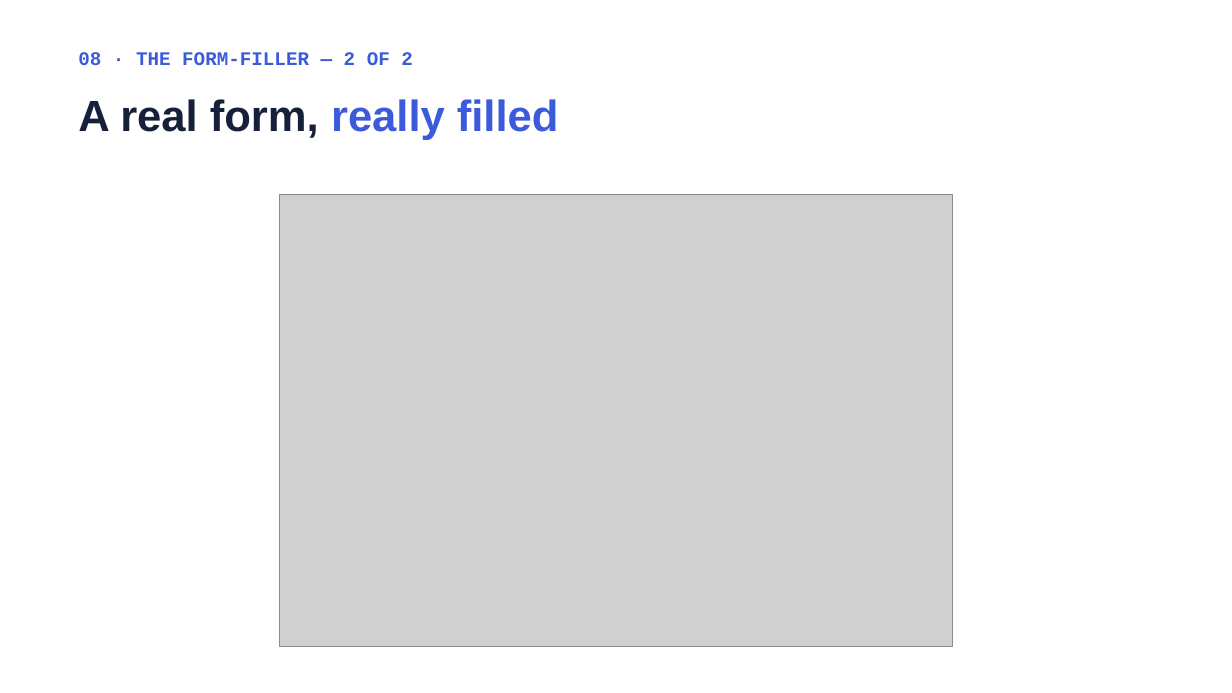
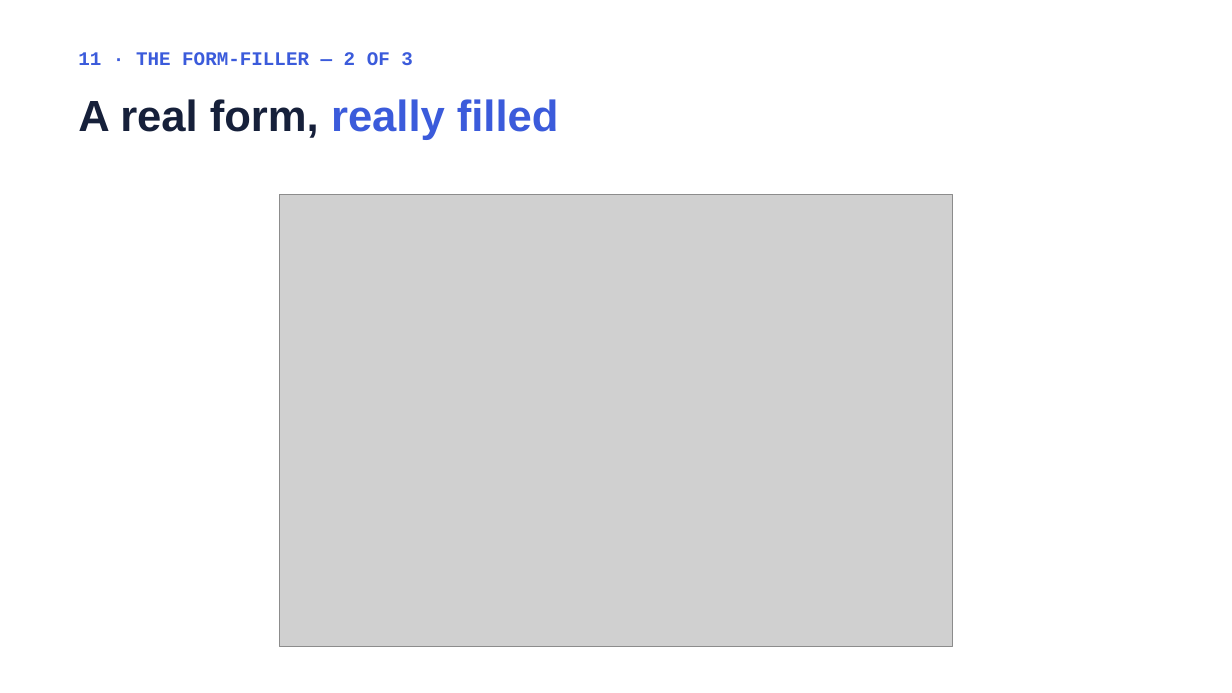
Before and after one commit to DavidZeff1/agent, a slide deck: slide 31 of presentation/Job Agent Presentation.pptx (slide 21 before the commit). Drawn at 1232x693 pixels with LibreOffice and Linux fonts; fonts in the diff are those of the drawing; grey boxes stand for pictures. Boxes give left, top, right and bottom in pixels: in the first picture for what was removed or moved away, otherwise in the second. Text is boxed around its words. In the diff, an @@ line names an element or a change of style, - is before the commit and + after.

```diff
--- a/presentation/Job Agent Presentation.pptx
+++ b/presentation/Job Agent Presentation.pptx
@@ text at (78, 52, 413, 65): text changed @@
-08 · THE FORM-FILLER — 2 OF 2
+11 · THE FORM-FILLER — 2 OF 3
```
Also in this commit, not shown: 15 other slides changed, 13 slides added, 2 other files.
